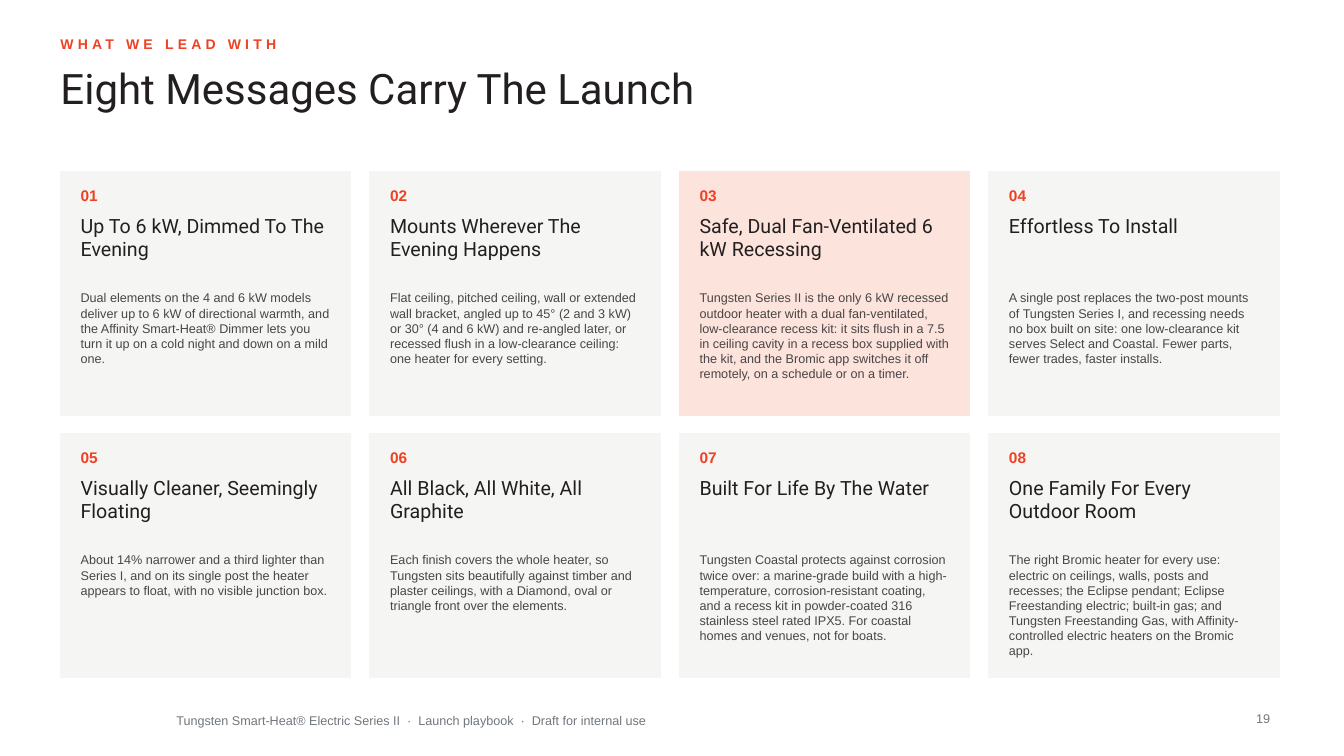
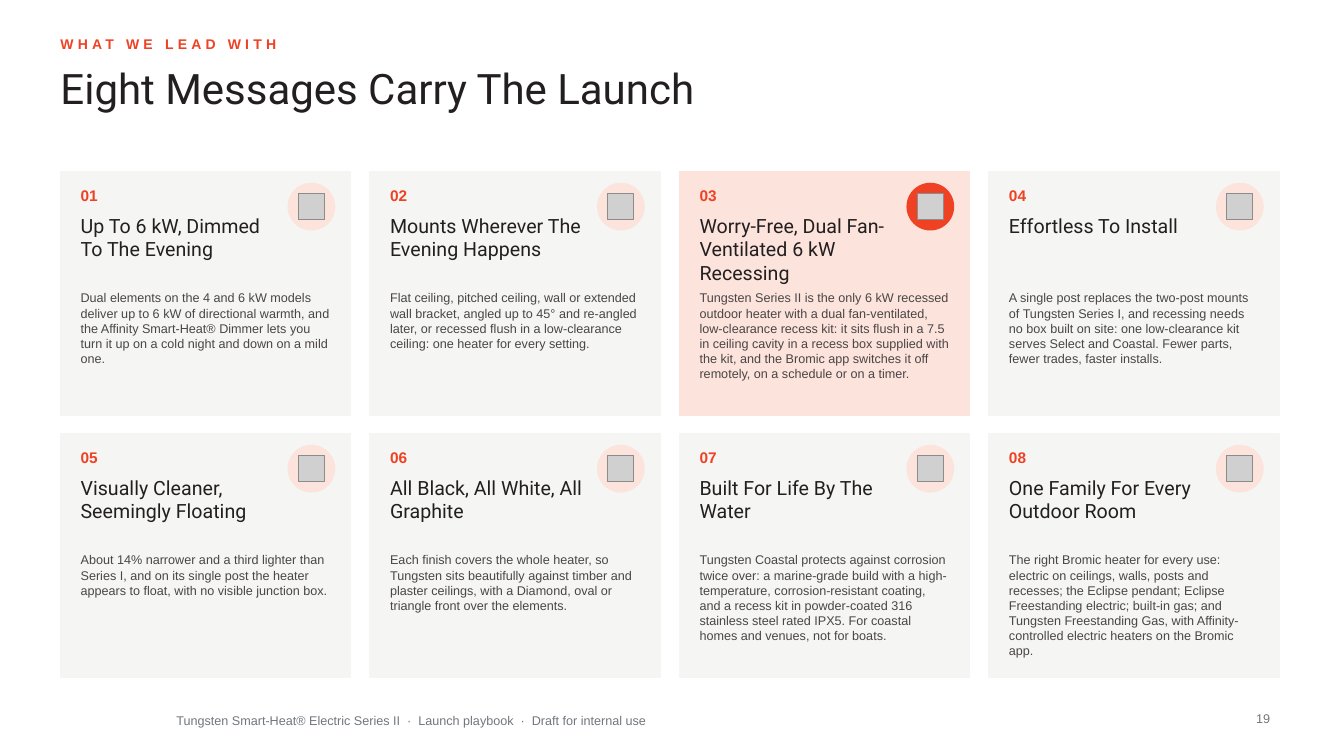
Before and after one commit to aayuvis/Bromic_Marketing, a slide deck: slide 19 of decks/Tungsten-Series-II-Launch-Playbook.pptx. Drawn at 1344x756 pixels with LibreOffice and Linux fonts; fonts in the diff are those of the drawing; grey boxes stand for pictures; background and template pictures are left out. Boxes give left, top, right and bottom in pixels: in the first picture for what was removed or moved away, otherwise in the second. Text is boxed around its words. In the diff, an @@ line names an element or a change of style, - is before the commit and + after.

```diff
--- a/decks/Tungsten-Series-II-Launch-Playbook.pptx
+++ b/decks/Tungsten-Series-II-Launch-Playbook.pptx
@@ ellipse added at (288, 184, 335, 230), fill #FCE3DC, outline #FCE3DC 1 pt @@
@@ picture added at (298, 194, 325, 220) @@
@@ ellipse added at (598, 184, 644, 230), fill #FCE3DC, outline #FCE3DC 1 pt @@
@@ picture added at (608, 194, 634, 220) @@
@@ ellipse added at (907, 184, 954, 230), fill #EF4123, outline #EF4123 1 pt @@
@@ picture added at (918, 194, 944, 220) @@
@@ ellipse added at (1217, 184, 1263, 230), fill #FCE3DC, outline #FCE3DC 1 pt @@
@@ picture added at (1227, 194, 1253, 220) @@
@@ text "Up To 6 kW, Dimmed ..." rewrapped from (81, 218, 324, 260) to (81, 218, 260, 260) @@
@@ text at (700, 218, 885, 284): text changed @@
-Safe, Dual Fan-Ventilated 6 kW Recessing
+Worry-Free, Dual Fan-Ventilated 6 kW Recessing
@@ text at (390, 293, 637, 351): text changed @@
-Flat ceiling, pitched ceiling, wall or extended wall bracket, angled up to 45° (2 and 3 kW) or 30° (4 and 6 kW) and re-angled later, or recessed flush in a low-clearance ceiling: one heater for every setting.
+Flat ceiling, pitched ceiling, wall or extended wall bracket, angled up to 45° and re-angled later, or recessed flush in a low-clearance ceiling: one heater for every setting.
@@ ellipse added at (288, 446, 335, 492), fill #FCE3DC, outline #FCE3DC 1 pt @@
@@ ellipse added at (598, 446, 644, 492), fill #FCE3DC, outline #FCE3DC 1 pt @@
@@ ellipse added at (907, 446, 954, 492), fill #FCE3DC, outline #FCE3DC 1 pt @@
@@ ellipse added at (1217, 446, 1263, 492), fill #FCE3DC, outline #FCE3DC 1 pt @@
@@ text "Visually Cleaner, Seemingly Floating" rewrapped from (81, 480, 317, 522) to (81, 480, 247, 522) @@
@@ picture added at (298, 456, 325, 482) @@
@@ picture added at (608, 456, 634, 482) @@
@@ text "Built For Life By The ..." rewrapped from (700, 480, 929, 499) to (700, 480, 873, 518) @@
@@ picture added at (918, 456, 944, 482) @@
@@ picture added at (1227, 456, 1253, 482) @@
```
Also in this commit, not shown: 36 other slides changed, 3 slides added, 1 slide removed, 7 other files.
